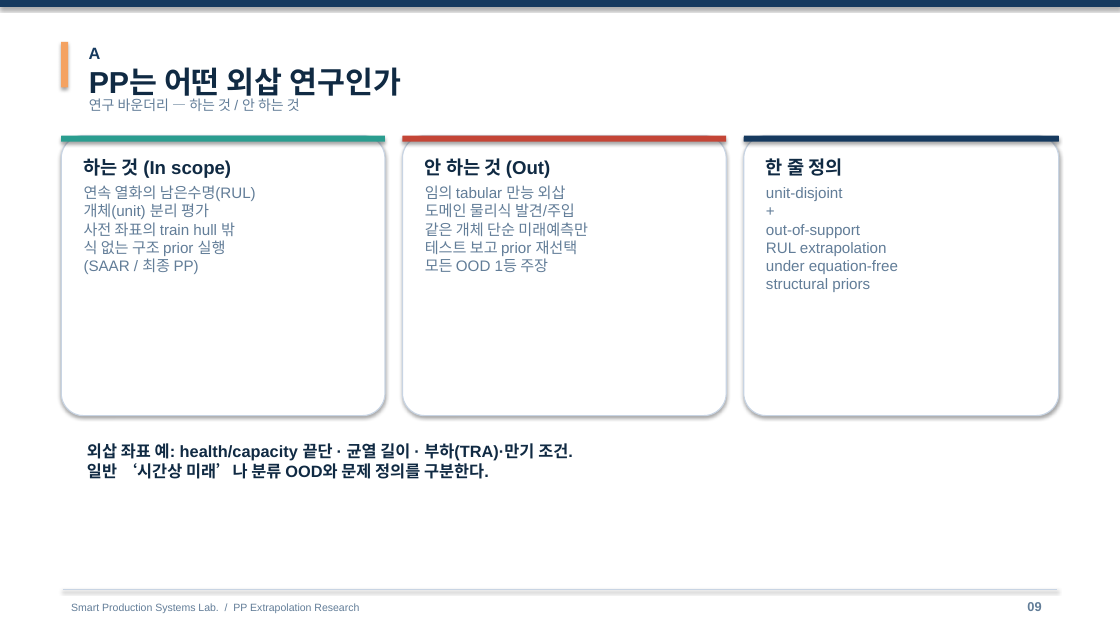
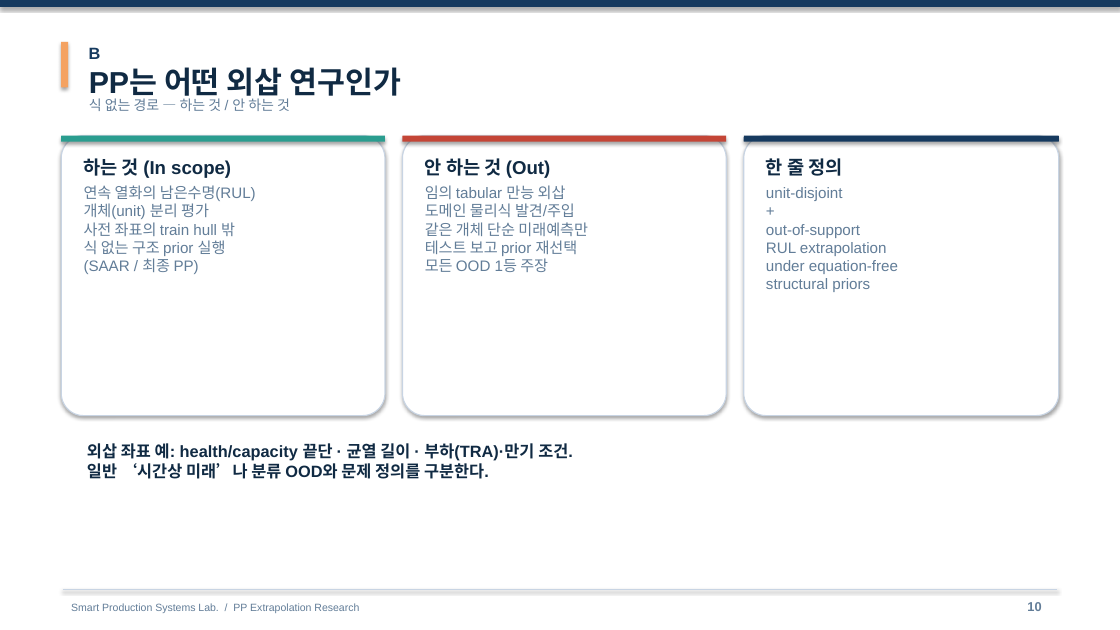
Before and after one commit to amumujs-create/pp_pae_total, a slide deck: slide 10 of output/PP_Research_Detailed_v2.pptx (slide 9 before the commit). Drawn at 1120x630 pixels with LibreOffice and Linux fonts; fonts in the diff are those of the drawing. Boxes give left, top, right and bottom in pixels: in the first picture for what was removed or moved away, otherwise in the second. Text is boxed around its words. In the diff, an @@ line names an element or a change of style, - is before the commit and + after.

```diff
--- a/output/PP_Research_Detailed_v2.pptx
+++ b/output/PP_Research_Detailed_v2.pptx
@@ text at (x1=89, y1=47, x2=101, y2=59): text changed @@
-A
+B
@@ text at (x1=89, y1=98, x2=290, y2=111): text changed @@
-연구 바운더리 — 하는 것 / 안 하는 것
+식 없는 경로 — 하는 것 / 안 하는 것
@@ text at (x1=1027, y1=602, x2=1041, y2=611): text changed @@
-09
+10
```
Also in this commit, not shown: 64 other slides changed, 3 slides added, 2 slides removed, 1 other file.
